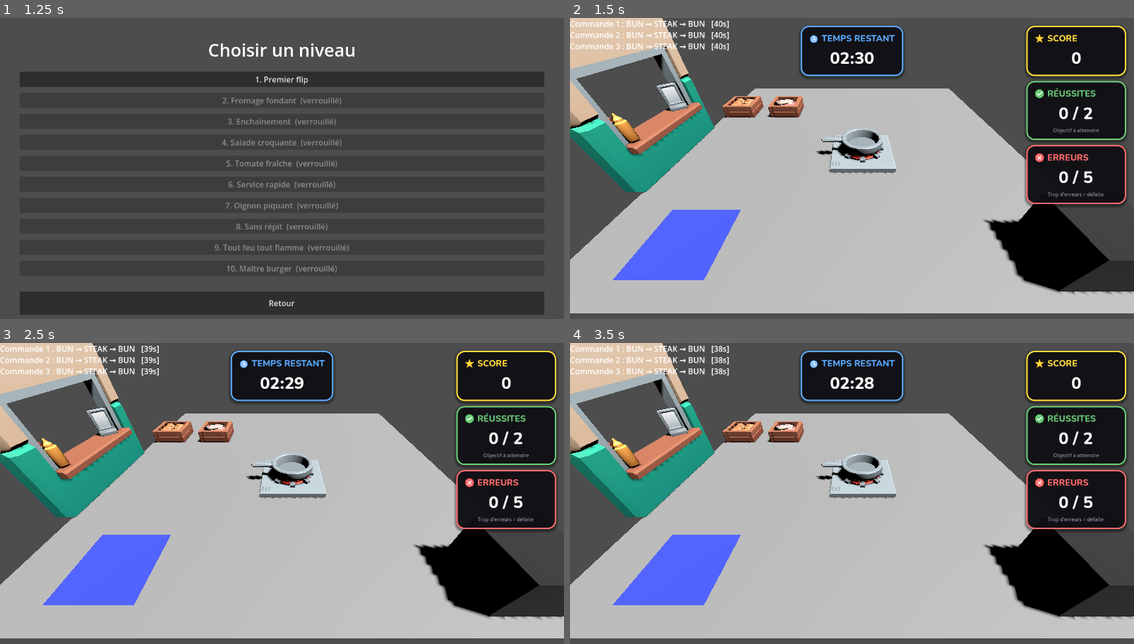
Above: before the commit, frames 1-4 (two rows, left to right).
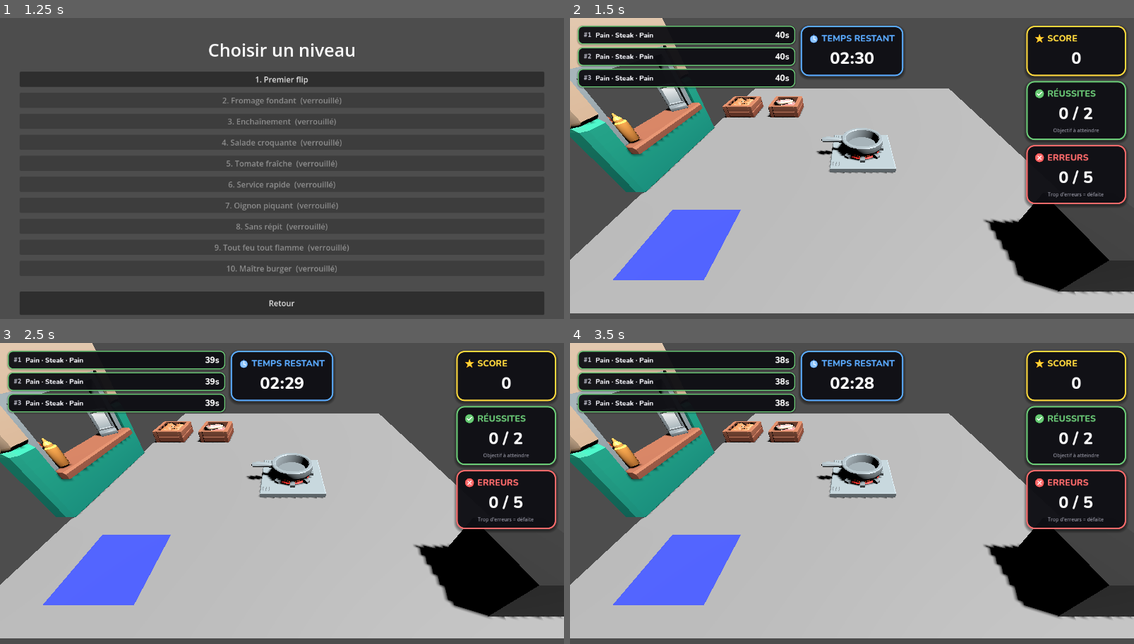
Above: after the commit, the same moments.

Repository: arthur-mdn/Godot-Burger-Maker
Game: Godot game, scene res://Scenes/MainMenu.tscn
The game is run twice, just before and just after one commit, with the same random seed, the same clock (stepped at 60 frames per second) and the same inputs.
Inputs (mouse positions are in pixels of both pictures, inside the frame that each line leads up to):
- Up to frame 1 (1.25 s): click "Jouer" at 0.5 s
- Up to frame 2 (1.5 s): click "1. Premier flip" at 1.25 s
- Up to frame 3 (2.5 s): tap Enter at 2 s; move the mouse to (406, 484) at 2.02 s; click (406, 484) at 2.17 s
- Up to frame 4 (3.5 s): tap Space at 2.75 s; move the mouse to (739, 517) at 2.77 s; click (739, 517) at 2.92 s

Frame 1 is identical in both runs. In frame 2, 7.5% of the frame differs, in the area x 0-40%, y 0-24%; in frame 3, 7.5%; in frame 4, 7.5%.

Commit message:
Add card UI with ingredient list

Diff:
--- /dev/null
+++ b/Scenes/OrderCard.tscn
@@ -0,0 +1,70 @@
+[gd_scene format=3 uid="uid://c8ordercard01"]
+
+[ext_resource type="Script" path="res://Scripts/order_card.gd" id="1_card"]
+[ext_resource type="FontFile" uid="uid://bciv5pntstqb2" path="res://Assets/Fonts/Nunito-ExtraBold.woff" id="2_font"]
+
+[sub_resource type="FontVariation" id="Font_number"]
+base_font = ExtResource("2_font")
+
+[sub_resource type="FontVariation" id="Font_body"]
+base_font = ExtResource("2_font")
+
+[sub_resource type="FontVariation" id="Font_time"]
+base_font = ExtResource("2_font")
+
+[sub_resource type="StyleBoxFlat" id="StyleBoxFlat_card"]
+bg_color = Color(0.06, 0.06, 0.08, 0.95)
+border_width_left = 2
+border_width_top = 2
+border_width_right = 2
+border_width_bottom = 2
+border_color = Color(0.42, 0.796, 0.467, 1)
+corner_radius_top_left = 10
+corner_radius_top_right = 10
+corner_radius_bottom_right = 10
+corner_radius_bottom_left = 10
+shadow_color = Color(0, 0, 0, 0.25)
+shadow_size = 3
+shadow_offset = Vector2(0, 1)
+
+[node name="OrderCard" type="PanelContainer"]
+custom_minimum_size = Vector2(320, 0)
+theme_override_styles/panel = SubResource("StyleBoxFlat_card")
+script = ExtResource("1_card")
+
+[node name="Margin" type="MarginContainer" parent="."]
+layout_mode = 2
+theme_override_constants/margin_left = 10
+theme_override_constants/margin_top = 5
+theme_override_constants/margin_right = 10
+theme_override_constants/margin_bottom = 5
+
+[node name="Row" type="HBoxContainer" parent="Margin"]
+layout_mode = 2
+theme_override_constants/separation = 8
+alignment = 1
+
+[node name="Number" type="Label" parent="Margin/Row"]
+layout_mode = 2
+theme_override_colors/font_color = Color(0.75, 0.75, 0.8, 1)
+theme_override_fonts/font = SubResource("Font_number")
+theme_override_font_sizes/font_size = 13
+text = "#1"
+
+[node name="Ingredients" type="Label" parent="Margin/Row"]
+layout_mode = 2
+size_flags_horizontal = 3
+theme_override_colors/font_color = Color(0.95, 0.95, 0.97, 1)
+theme_override_fonts/font = SubResource("Font_body")
+theme_override_font_sizes/font_size = 14
+text = "Pain · Steak · Fromage · Pain"
+text_overrun_behavior = 3
+clip_text = true
+
+[node name="Time" type="Label" parent="Margin/Row"]
+layout_mode = 2
+theme_override_colors/font_color = Color(1, 1, 1, 1)
+theme_override_fonts/font = SubResource("Font_time")
+theme_override_font_sizes/font_size = 17
+text = "32s"
+horizontal_alignment = 2
--- a/Scenes/main.tscn
+++ b/Scenes/main.tscn
@@ -159,19 +159,22 @@
 
 [node name="UI" type="CanvasLayer" parent="." unique_id=1082096194]
 
-[node name="OrderManager" type="Node3D" parent="." unique_id=1096114686 node_paths=PackedStringArray("order_label")]
+[node name="OrderManager" type="Node3D" parent="." unique_id=1096114686 node_paths=PackedStringArray("orders_container")]
 script = ExtResource("7_6bp64")
-order_label = NodePath("../CanvasLayer/OrderLabel")
+orders_container = NodePath("../CanvasLayer/OrdersPanel/OrdersList")
 
 [node name="CanvasLayer" type="CanvasLayer" parent="." unique_id=1434321409]
 
-[node name="OrderLabel" type="RichTextLabel" parent="CanvasLayer" unique_id=1089954104]
-offset_right = 54.0
-offset_bottom = 23.0
-text = "ORDER"
-fit_content = true
-scroll_active = false
-autowrap_mode = 0
+[node name="OrdersPanel" type="VBoxContainer" parent="CanvasLayer"]
+anchors_preset = 0
+offset_left = 16.0
+offset_top = 16.0
+offset_right = 460.0
+theme_override_constants/separation = 6
+
+[node name="OrdersList" type="VBoxContainer" parent="CanvasLayer/OrdersPanel"]
+layout_mode = 2
+theme_override_constants/separation = 6
 
 [node name="TimerCard" type="PanelContainer" parent="CanvasLayer" unique_id=402300884]
 anchors_preset = 5
--- /dev/null
+++ b/Scripts/order_card.gd
@@ -0,0 +1,37 @@
+extends PanelContainer
+
+@onready var _number_label: Label = $Margin/Row/Number
+@onready var _ingredients_label: Label = $Margin/Row/Ingredients
+@onready var _time_label: Label = $Margin/Row/Time
+
+var _panel_style: StyleBoxFlat
+
+
+func _ready() -> void:
+	var base_style := get_theme_stylebox("panel")
+	if base_style is StyleBoxFlat:
+		_panel_style = base_style.duplicate() as StyleBoxFlat
+		add_theme_stylebox_override("panel", _panel_style)
+
+
+func _ensure_panel_style() -> void:
+	if _panel_style != null:
+		return
+	var base_style := get_theme_stylebox("panel")
+	if base_style is StyleBoxFlat:
+		_panel_style = base_style.duplicate() as StyleBoxFlat
+		add_theme_stylebox_override("panel", _panel_style)
+
+
+func setup(order_number: int, ingredients_text: String, time_left: float, border_color: Color) -> void:
+	_ensure_panel_style()
+	_number_label.text = "#%d" % order_number
+	_ingredients_label.text = ingredients_text
+	refresh_time(time_left, border_color)
+
+
+func refresh_time(time_left: float, border_color: Color) -> void:
+	_ensure_panel_style()
+	_time_label.text = str(int(ceil(time_left))) + "s"
+	if _panel_style:
+		_panel_style.border_color = border_color
--- a/Scripts/order_manager.gd
+++ b/Scripts/order_manager.gd
@@ -2,9 +2,13 @@
 
 signal order_expired
 
+const OrderCardScene := preload("res://Scenes/OrderCard.tscn")
+
+const INGREDIENT_NAMES := ["Pain", "Steak", "Fromage", "Tomate", "Salade", "Oignon"]
+
 var orders = []
 var available_orders = []
-@export var order_label: RichTextLabel
+@export var orders_container: VBoxContainer
 
 const MAX_ORDERS := 3
 const ORDER_TIME := 40.0
@@ -29,6 +33,7 @@
 
 func _process(delta):
 	var expired_indexes = []
+	var orders_changed := false
 
 	for i in range(orders.size()):
 		orders[i]["time_left"] -= delta
@@ -41,11 +46,18 @@
 		print("ORDER FAILED :", readable_single_order_text(orders[index]["stack"]))
 		orders.remove_at(index)
 		emit_signal("order_expired")
+		orders_changed = true
 
+	var before_count := orders.size()
 	while orders.size() < MAX_ORDERS and available_orders.size() > 0:
 		generate_order()
+	if orders.size() != before_count:
+		orders_changed = true
 
-	update_ui()
+	if orders_changed:
+		update_ui()
+	else:
+		_refresh_order_times()
 
 func generate_order():
 	if orders.size() >= MAX_ORDERS:
@@ -62,7 +74,17 @@
 	}
 
 	orders.append(new_order)
-	update_ui()
+
+func _refresh_order_times() -> void:
+	if orders_container == null:
+		return
+
+	for idx in range(orders.size()):
+		if idx >= orders_container.get_child_count():
+			break
+		var card = orders_container.get_child(idx)
+		if card.has_method("refresh_time"):
+			card.refresh_time(orders[idx]["time_left"], get_order_border_color(orders[idx]))
 
 func normalize_stack(stack: Array) -> Array:
 	if stack.size() < 3:
@@ -96,51 +118,45 @@
 	update_ui()
 	return false
 
-func update_ui(highlight_index := -2, override_color := Color.WHITE):
-	if order_label == null:
+func update_ui() -> void:
+	if orders_container == null:
 		return
 
-	var text = ""
+	for child in orders_container.get_children():
+		child.queue_free()
 
 	for idx in range(orders.size()):
 		var order = orders[idx]
-		var line = "Commande " + str(idx + 1) + " : "
-		line += readable_single_order_text(order["stack"])
-		line += "   [" + str(int(ceil(order["time_left"]))) + "s]"
+		var card: PanelContainer = OrderCardScene.instantiate()
+		orders_container.add_child(card)
+		card.setup(
+			idx + 1,
+			order_ingredients_text(order["stack"]),
+			order["time_left"],
+			get_order_border_color(order)
+		)
 
-		var line_color = get_order_color(order)
-
-		if highlight_index == idx:
-			line_color = override_color
-		elif highlight_index == -1:
-			line_color = override_color
-
-		line = "[color=" + line_color.to_html() + "]" + line + "[/color]"
-
-		text += line
-		if idx < orders.size() - 1:
-			text += "\n"
-
-	order_label.clear()
-	order_label.append_text(text)
-
-func get_order_color(order) -> Color:
+func get_order_border_color(order) -> Color:
 	var ratio = order["time_left"] / order["time_max"]
 
 	if ratio > 0.6:
-		return Color.WHITE
+		return Color(0.42, 0.796, 0.467, 1)
 	elif ratio > 0.3:
-		return Color.ORANGE
+		return Color(1.0, 0.65, 0.2, 1)
 	else:
-		return Color.RED
+		return Color(1.0, 0.42, 0.42, 1)
+
+func order_ingredients_text(order_stack: Array) -> String:
+	var parts: PackedStringArray = []
+	for ingredient_type in order_stack:
+		if ingredient_type >= 0 and ingredient_type < INGREDIENT_NAMES.size():
+			parts.append(INGREDIENT_NAMES[ingredient_type])
+	return " · ".join(parts)
 
 func readable_single_order_text(order_stack: Array) -> String:
-	var names = ["BUN", "STEAK", "CHEESE", "TOMATO", "SALAD", "ONION"]
-
 	var text = ""
 	for i in range(order_stack.size()):
-		text += names[order_stack[i]]
+		text += INGREDIENT_NAMES[order_stack[i]]
 		if i < order_stack.size() - 1:
 			text += " → "
-
 	return text
Not shown, added: Scripts/order_card.gd.uid
